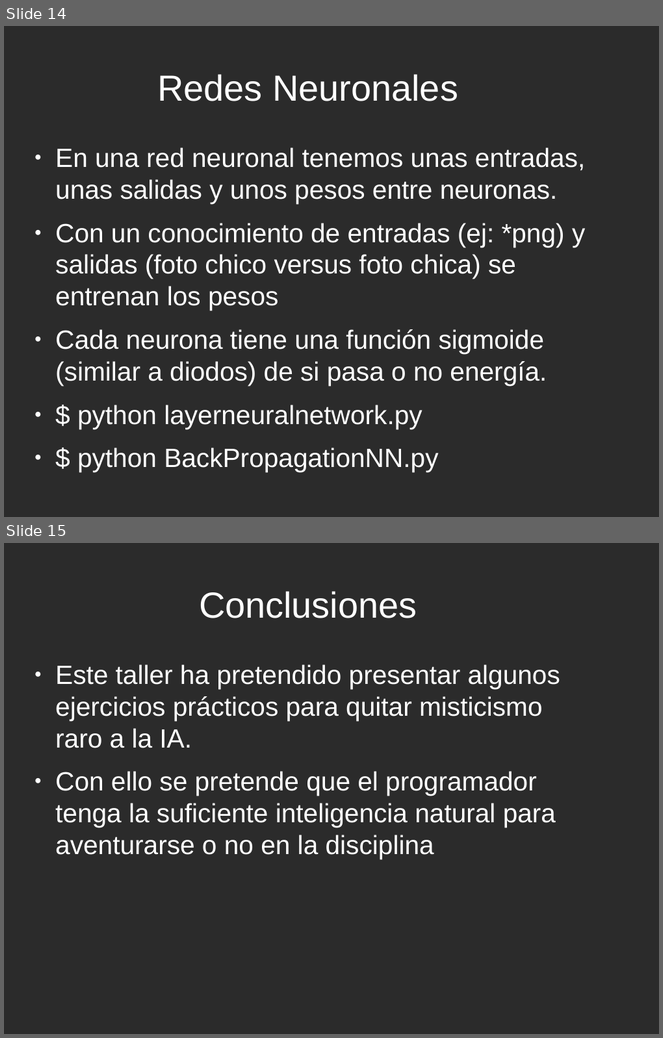
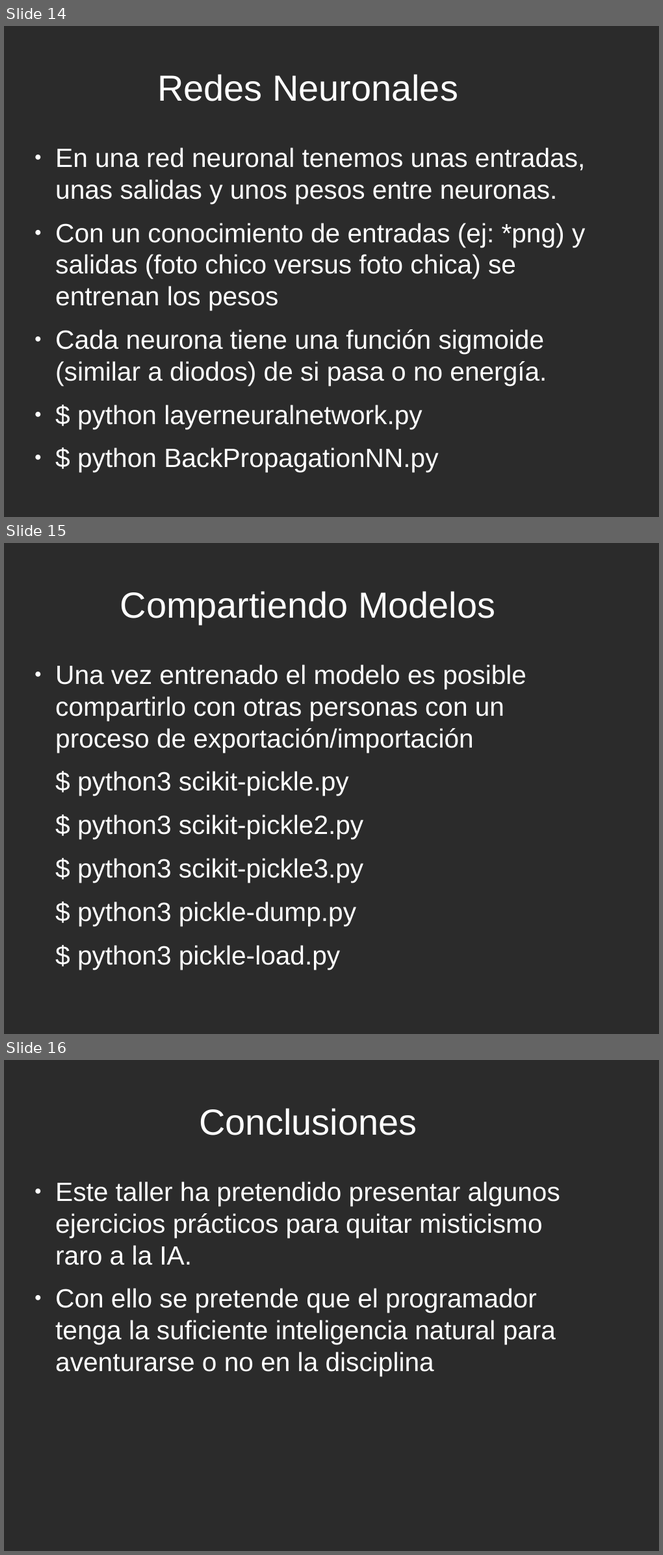
Before and after one commit to davidam/python-examples, a slide deck: presentations/ia-python.odp. Shown one above the other, each under a label of ours: slides 14 and 15 before the commit, slides 14, 15 and 16 after it. The pictures are 663x1038 and 663x1555 pixels, drawn with LibreOffice and Linux fonts; fonts in the diff are those of the drawing; background and template pictures are left out; a plain dark background stands for a picture behind light text. Boxes give left, top, right and bottom in pixels: in the first picture for what was removed or moved away, otherwise in the second. Text is boxed around its words. In the diff, an @@ line names an element or a change of style, - is before the commit and + after.

Commit message:
ia-python.odp: add slide to share models

```diff
--- a/presentations/ia-python.odp
+++ b/presentations/ia-python.odp
@@ slide 15 added at bbox=[4, 543, 659, 1034], background picture (left out) @@
@@ title added at bbox=[120, 591, 495, 624], 44 pt, text #FFFFFF @@
+Compartiendo Modelos
@@ text added at bbox=[55, 665, 527, 969], 32 pt, text #FFFFFF @@
+● Una vez entrenado el modelo es posible compartirlo con otras personas con un proceso de exportación/importación
+$ python3 scikit-pickle.py
+$ python3 scikit-pickle2.py
+$ python3 scikit-pickle3.py
+$ python3 pickle-dump.py
+$ python3 pickle-load.py
@@ what was slide 15 is now slide 16 @@
```
